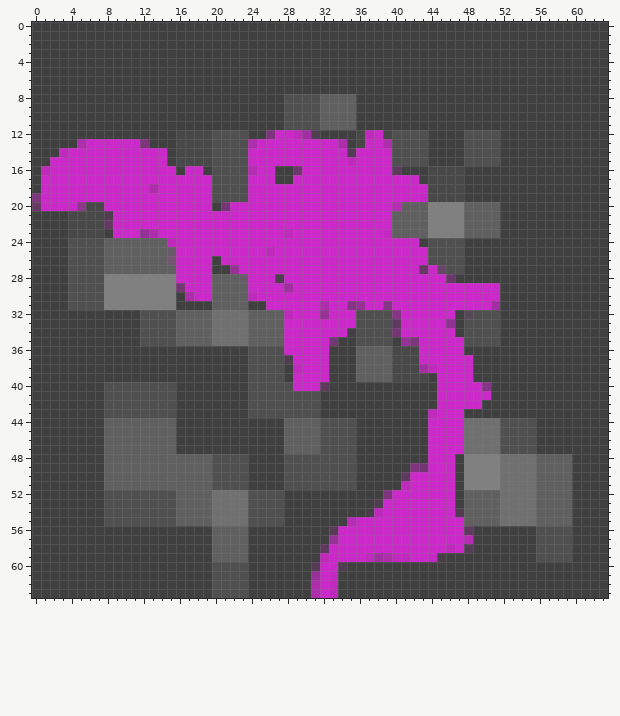
File history of a pixel-art sprite, Sprites/broken_stone.png. The picture above was drawn from the file before the commit.
The file is 64x64 pixels. Colours within 5 levels of each other are drawn and written as one.
New version:
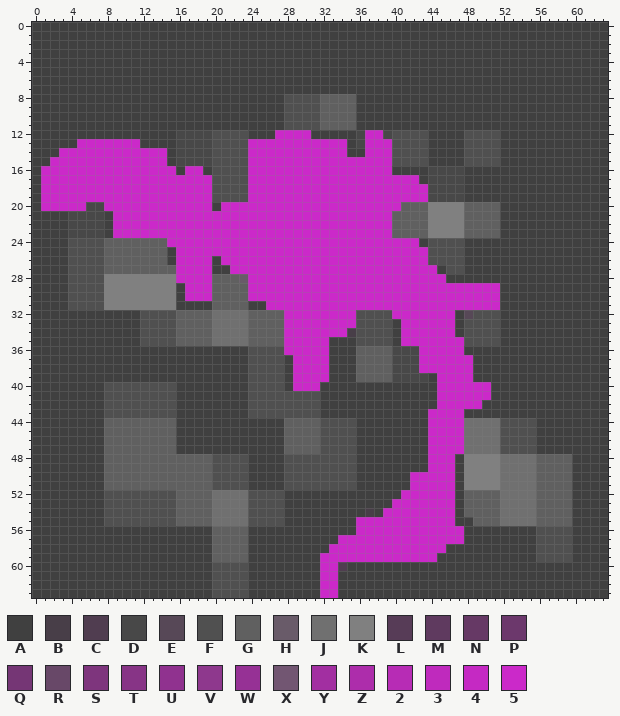
Palette (. is transparent): A #404040  B #483e48  C #503d50  D #484848  E #574857  F #505050  G #606060  H #695b69  J #707070  K #808080  L #573c57  M #5f3a5f  N #663965  P #6c386c  Q #753675  R #684868  S #7e357d  T #873486  U #90328f  V #8e388d  W #963195  X #725672  Y #a22fa1  Z #ad2dab  2 #b72cb5  3 #bf2abd  4 #c529c3  5 #cb29c9
The exact change:
The author changed colour 2 to colour 5 in row 16 at x 24; in row 20 at x 40.
The author changed colour 3 to colour 5 in row 12 at x 29 and 37; in row 14 at x 3; in row 15 at x 35; in row 16 at x 1; in row 23 at x 28; in row 24 at x 15.
The author changed colour 3 to colour 5 in row 25 at x 26; in row 30 at x 24; in row 32 at x 28; in row 38 at x 29 and 44; in row 43 at x 44; in row 59 at x 32, 37 and 40 to 41.
The author changed colour 3 to colour 5 in rows 62 to 63 at x 33.
The author changed colour 4 to colour 5 in row 19 at x 43; in row 23 at x 39; in row 59 at x 44; in row 61 at x 33.
The author changed colour A to colour 5 in rows 16 to 17 at x 27 to 28.
The author changed colour C to colour 5 in row 28 at x 27.
The author changed colour N to colour 5 in row 27 at x 43.
The author changed colour P to colour 5 in row 16 at x 29.
The author changed colour Q to colour 5 in row 20 at x 21.
The author changed colour S to colour 5 in row 35 at x 42.
The author changed colour T to colour 5 in row 31 at x 35 and 39; in row 32 at x 40; in row 40 at x 50.
The author changed colour U to colour 5 in row 33 at x 46.
The author changed colour V to colour 5 in row 20 at x 5.
The author changed colour W to colour 5 in row 23 at x 12; in row 27 at x 22; in row 31 at x 36; in row 32 at x 32; in row 35 at x 41.
The author changed colour Y to colour 5 in row 12 at x 30; in row 29 at x 28; in row 31 at x 51; in row 38 at x 43; in row 59 at x 38.
The author changed colour Z to colour 5 in row 13 at x 5, 24, 34 and 39; in row 18 at x 13; in row 23 at x 13; in row 30 at x 17; in row 31 at x 32; in row 59 at x 39.
The author changed colour 2 to colour A in row 55 at x 35; in row 57 at x 48.
The author changed colour 3 to colour A in row 51 at x 41; in row 54 at x 38; in row 58 at x 46.
The author changed colour 5 to colour A in row 14 at x 36; in row 52 at x 40; in row 53 at x 39; in row 55 at x 47; in row 56 at x 34 to 35; in row 58 at x 47.
The author changed colour B to colour A in row 59 at x 45.
The author changed colour C to colour A in row 12 at x 31; in row 21 at x 8; in row 37 at x 28; in row 53 at x 38; in row 54 at x 47.
The author changed colour F to colour A in row 40 at x 28.
The author changed colour G to colour A in row 55 at x 48.
The author changed colour H to colour A in row 25 at x 15.
The author changed colour L to colour A in row 14 at x 35; in row 56 at x 33; in row 58 at x 48; in row 60 at x 31.
The author changed colour M to colour A in row 16 at x 40; in row 33 at x 40; in row 40 at x 32; in row 50 at x 41; in row 56 at x 48; in row 58 at x 32.
The author changed colour N to colour A in row 20 at x 0; in row 22 at x 8.
The author changed colour P to colour A in row 28 at x 46.
The author changed colour Q to colour A in row 29 at x 16; in row 34 at x 40; in row 35 at x 33; in row 49 at x 43.
The author changed colour R to colour A in row 27 at x 45.
The author changed colour S to colour A in row 12 at x 26; in row 13 at x 12; in row 19 at x 0; in row 49 at x 42; in row 52 at x 39.
The author changed colour W to colour A in row 57 at x 33; in row 61 at x 31.
The author changed colour X to colour A in row 26 at x 15.
The author changed colour Z to colour A in rows 62 to 63 at x 31.
